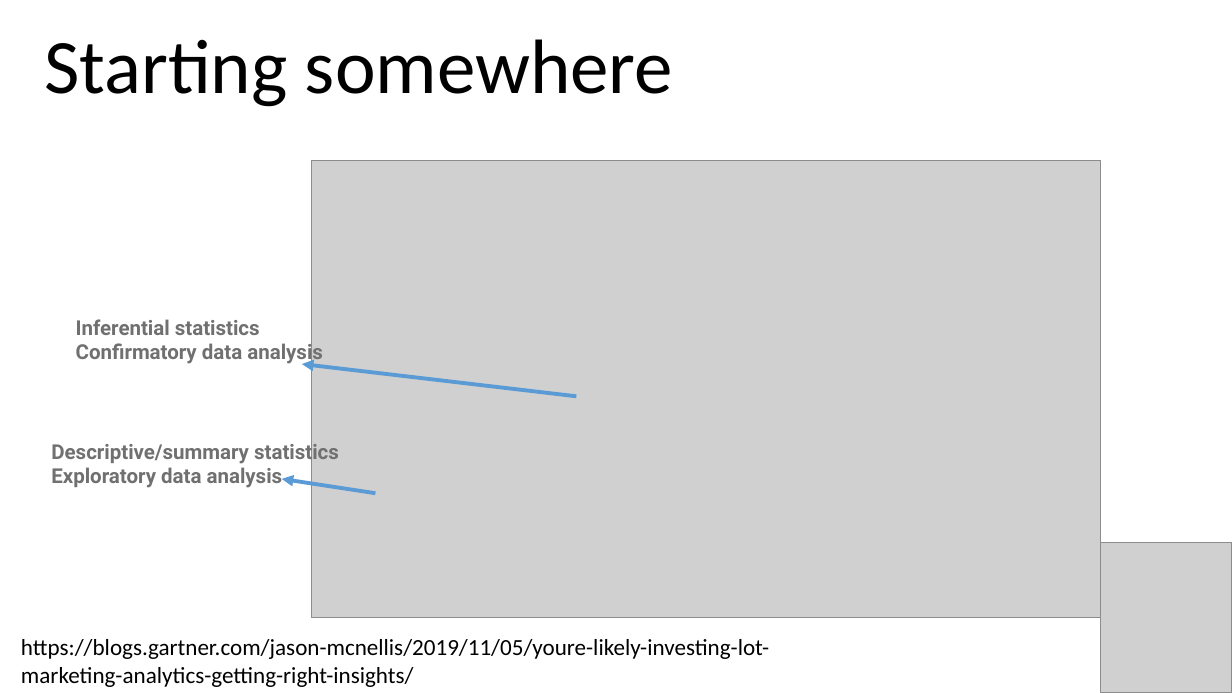
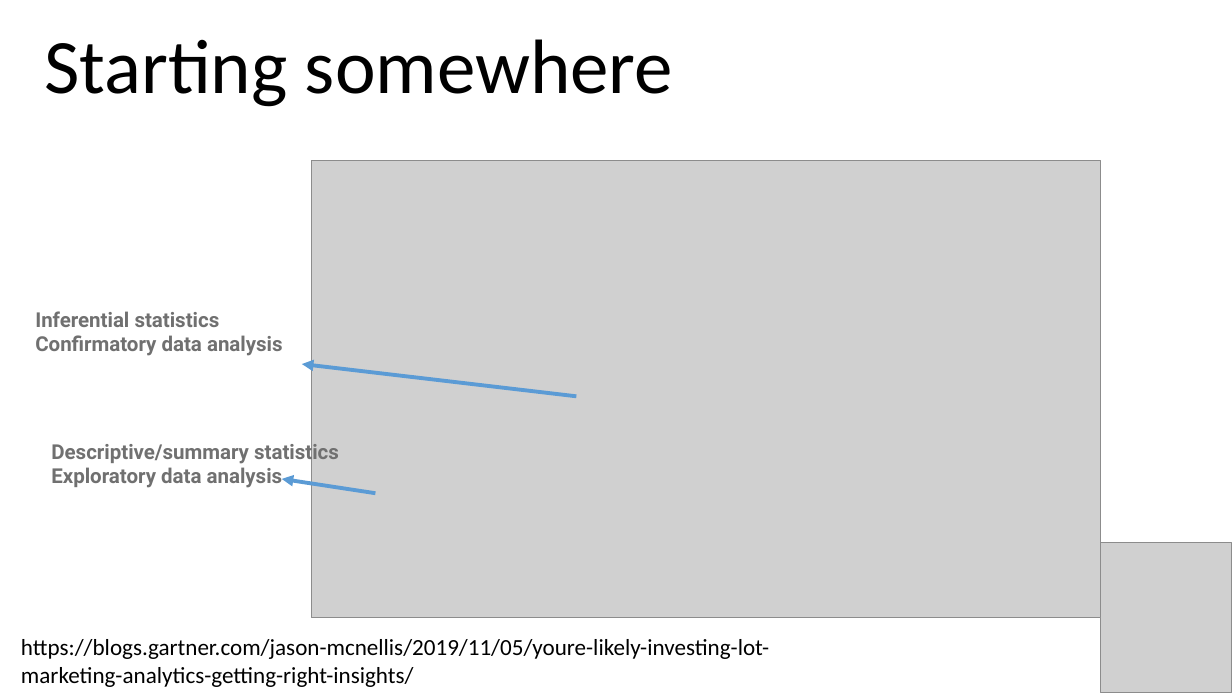
Before and after one commit to stringfestdata/aina-foundations-of-analytics, a slide deck: slide 12 of aina-foundations-of-analytics.pptx (slide 11 before the commit). Drawn at 1232x693 pixels with LibreOffice and Linux fonts; fonts in the diff are those of the drawing; grey boxes stand for pictures. Boxes give left, top, right and bottom in pixels: in the first picture for what was removed or moved away, otherwise in the second. Text is boxed around its words. In the diff, an @@ line names an element or a change of style, - is before the commit and + after.

Commit message:
data

```diff
--- a/aina-foundations-of-analytics.pptx
+++ b/aina-foundations-of-analytics.pptx
@@ text "Inferential statistics": place and size @@
-text "Inferential statistics" at box(76, 319, 323, 365)
+text "Inferential statistics" at box(35, 311, 283, 356)
```
Also in this commit, not shown: 4 other slides changed, 1 slide added, 18 other files.
